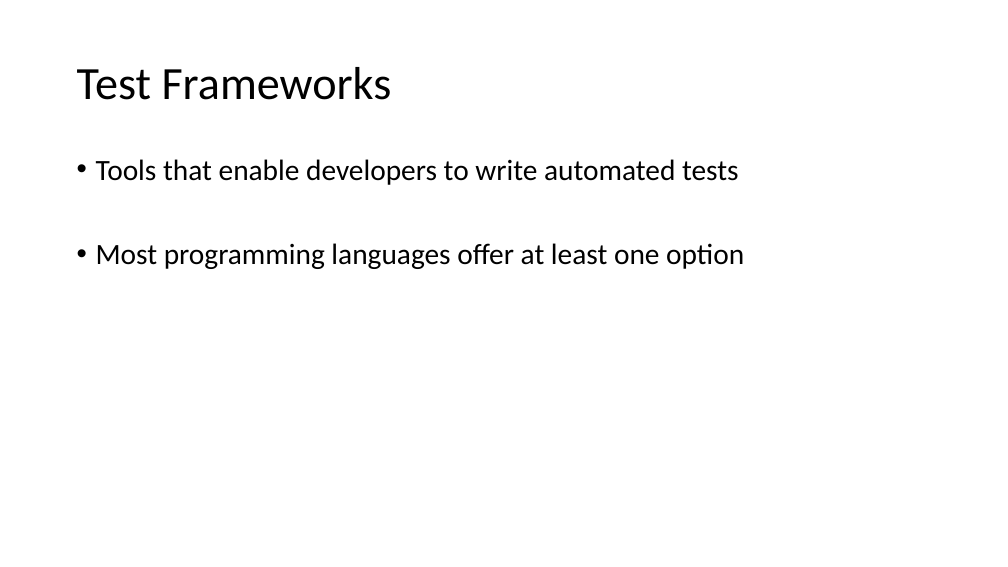
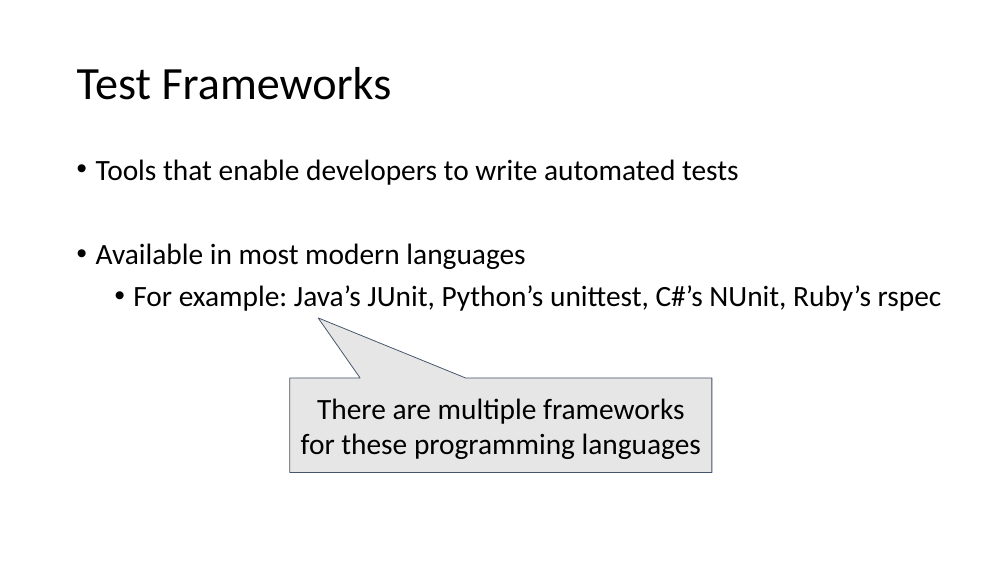
Before and after one commit to damorim/testing-cin-minicourse, a slide deck: slide 50 of testing-minicourse.pptx (slide 46 before the commit). Drawn at 1008x567 pixels with LibreOffice and Linux fonts; fonts in the diff are those of the drawing. Boxes give left, top, right and bottom in pixels: in the first picture for what was removed or moved away, otherwise in the second. Text is boxed around its words. In the diff, an @@ line names an element or a change of style, - is before the commit and + after.

```diff
--- a/testing-minicourse.pptx
+++ b/testing-minicourse.pptx
@@ text at (96, 243, 942, 311): text changed @@
-• Most programming languages offer at least one option
+• Available in most modern languages
+  • For example: Java’s JUnit, Python’s unittest, C#’s NUnit, Ruby’s rspec
@@ speech box added at (290, 378, 712, 473), fill #E7E6E6, outline #44546A 0.74 pt, 28 pt, text #000000 @@
+There are multiple frameworks for these programming languages
```
Also in this commit, not shown: 19 other slides changed, 30 slides added, 4 slides removed.
